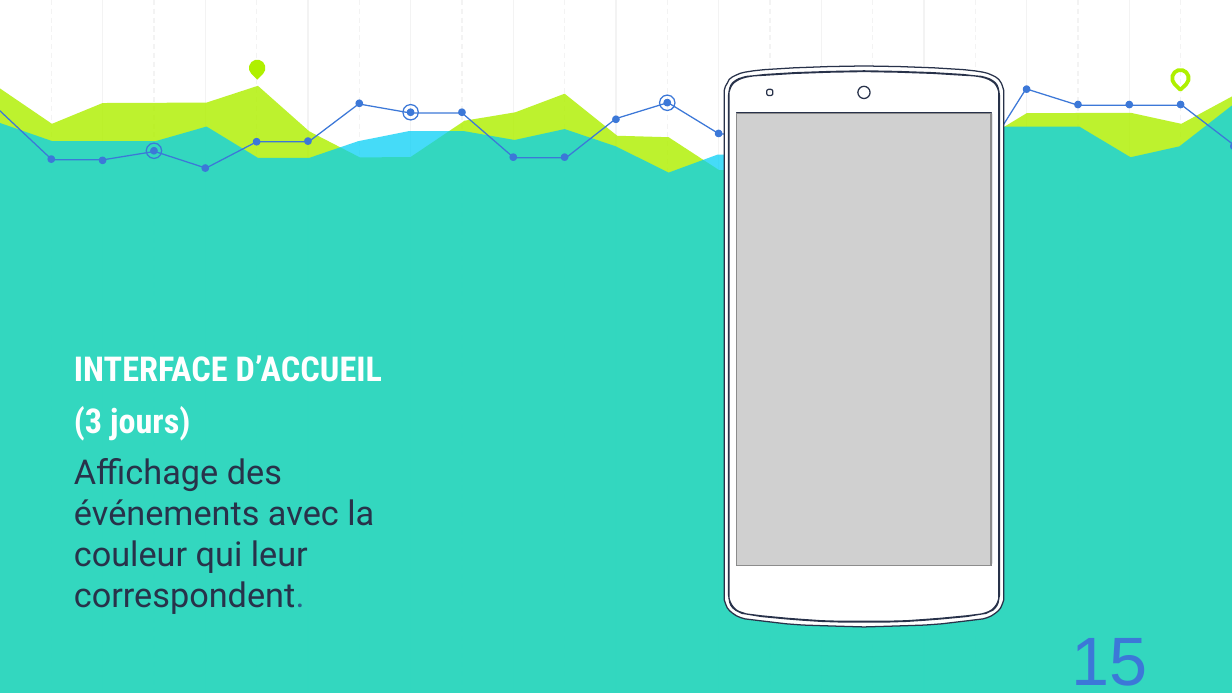
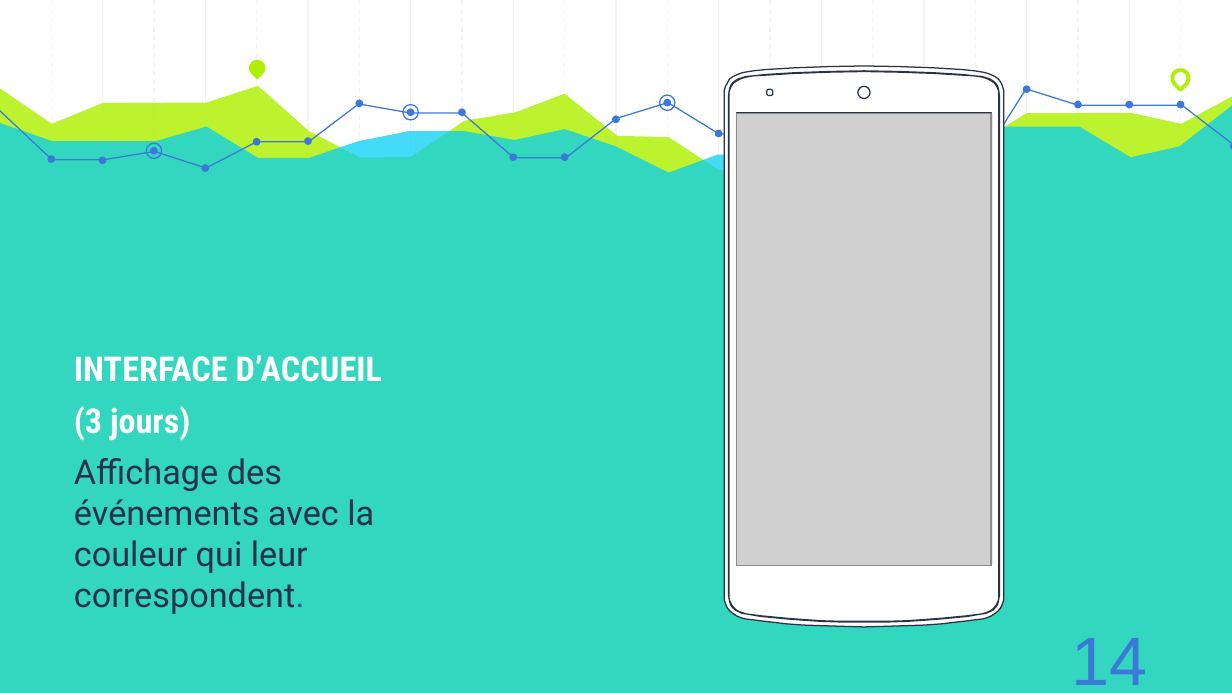
Before and after one commit to AzeddineZadir/docpfc, a slide deck: slide 18 of présentation licence 3.pptx. Drawn at 1232x693 pixels with LibreOffice and Linux fonts; fonts in the diff are those of the drawing; grey boxes stand for pictures. Boxes give left, top, right and bottom in pixels: in the first picture for what was removed or moved away, otherwise in the second. Text is boxed around its words. In the diff, an @@ line names an element or a change of style, - is before the commit and + after.

```diff
--- a/présentation licence 3.pptx
+++ b/présentation licence 3.pptx
@@ text at (1071,638,1147,685): text changed @@
-15
+14
```
Also in this commit, not shown: 8 other slides changed.
